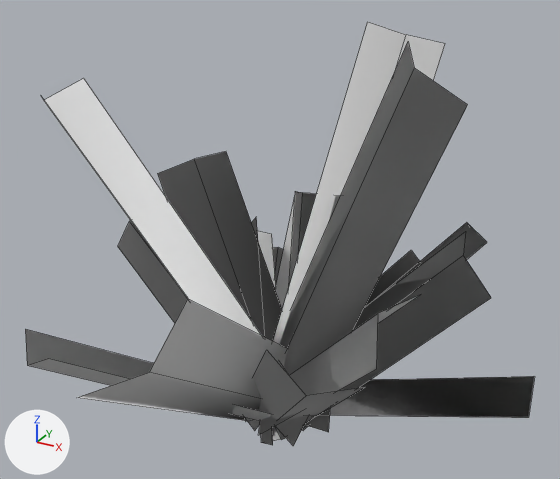
Renders of the OBJ model Assets/ThirdPartyAssets/REAL_DEDICATED/FantasyHerbsAndPlants/Models/SM_Herb_ThornyGlacicle.obj from each side of a commit.
Rendered twice from a 50 mm lens placed at (55.4, -92.2, 74.9), pointed at (3.2, 2.6, 27.4). Lighting does not change. The marker at lower left points along +X, +Y and +Z. Mesh edges are drawn as thin lines. Where no turn or scale is listed for an object, it has been applied to the vertices. Vertices at the same position are counted once.

In view in the first picture: 'SM_Herb_ThornyGlacicle'.
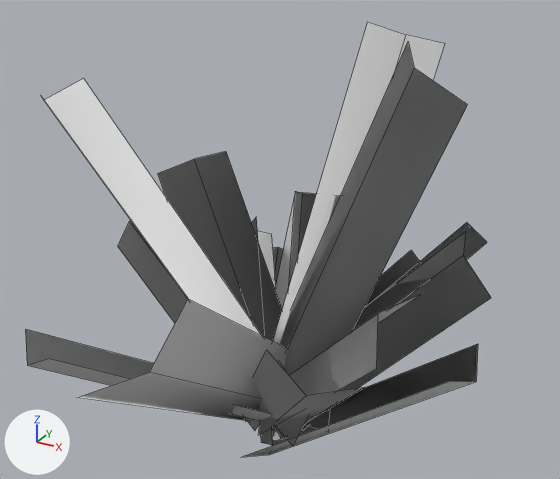
The change, as a list of edits to the scene's bpy script:
```text
Change me_sm_herb_thornyglacicle:
    where me_sm_herb_thornyglacicle.from_pydata(...)  # 108 vertices, 36 faces; spans x -35.8..42.7, y -42.5..42.5, z -13.5..58.1
    used by ob_sm_herb_thornyglacicle; location = (0.0, 0.0, 0.0)
    verts and faces of me_sm_herb_thornyglacicle; kept vertices keep their numbers, new ones are numbered from 108
    before: 48 (0.5, -2.9, -2.2), 49 (0.9, 9.2, -2.7), 50 (41.4, -3.6, 12.3), 51 (41.8, 8.5, 11.8) at pixel (534, 376), 92 (1.8, 3.0, -5.6)
    before: 93 (42.7, 2.3, 9.0) at pixel (528, 417)
    me_sm_herb_thornyglacicle part 1: the loose piece of 6 vertices spanning x 0.5..42.7, y -3.6..9.2, z -5.6..12.3 is deleted
    me_sm_herb_thornyglacicle part 2
    add verts[48] = (-1.5, -2.9, -11.6)  # moved, pixel (240, 457)
    add verts[49] = (-0.9, 9.2, -12.0)  # moved
    add verts[50] = (32.7, -3.6, 15.1)  # moved, pixel (449, 381)
    add verts[51] = (33.3, 8.5, 14.8)  # moved, pixel (477, 343)
    add verts[92] = (0.8, 3.0, -14.4)  # moved, pixel (269, 454)
    add verts[93] = (35.0, 2.3, 12.4)  # moved, pixel (476, 381)
```

Location of each change, (x1, y1, x2, y2) in pixels of the pictures (560 x 479 px; the box of a moved part takes in the faces that stretch with it):
'SM_Herb_ThornyGlacicle', reshaped (8% narrower)
    before: (26, 22, 534, 446)
    after: (26, 22, 491, 457)
part 1 of me_sm_herb_thornyglacicle, deleted
    before: (330, 384, 499, 417)
part 2 of me_sm_herb_thornyglacicle, moved or reshaped
    before: (331, 376, 534, 417)
    after: (242, 344, 478, 457)
